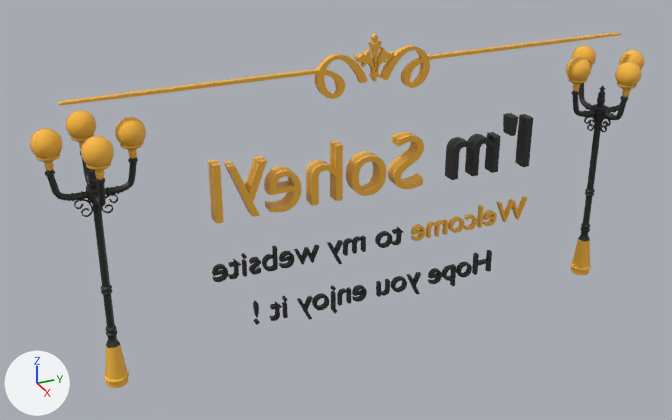
The FBX model public/models/about.fbx as it was, and as the next commit left it.
Before and after are seen from a camera (50 mm lens) standing at (0.1879, -0.3481, 0.1007) and looking at (0.0383, -0.2808, 0.026). The lights are fixed; the arrows at lower left show +X, +Y and +Z. Where no turn or scale is listed for an object, it has been applied to the vertices.

Names of what the first picture shows: 'Pole1', 'Pole2', 'Soheyl', 'Text', 'Text.001', 'svgMesh2'.
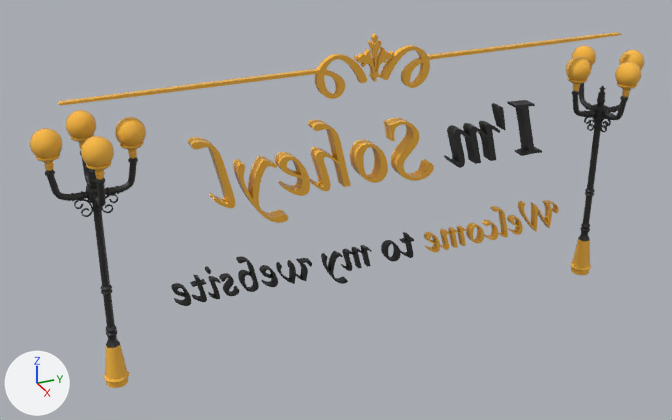
Diff of the bpy script that builds the scene:
```diff
--- a/public/models/about.fbx.py
+++ b/public/models/about.fbx.py
@@ me_mesh_004_1 @@
+me_mesh_004_1.from_pydata(...)  # 9595 vertices, 19142 faces; spans x -0.0014..0.0, y -0.0432..0.0412, z -0.0026..0.0071
+# faces by material slot: [7334, 11808]
+me_mesh_004_1.materials.append(mat_gold)  # orange #febc42
+me_mesh_004_1.materials.append(mat_black)  # black #2b2b2b
@@ me_mesh_003_1 @@
+me_mesh_003_1.from_pydata(...)  # 4665 vertices, 9302 faces; spans x -0.0026..0.0, y -0.038..0.0354, z -0.0049..0.0132
+# faces by material slot: [2758, 6544]
+me_mesh_003_1.materials.append(mat_black)  # black #2b2b2b
+me_mesh_003_1.materials.append(mat_gold)  # orange #febc42
@@ ob_text @@
-ob_text = bpy.data.objects.new('Text', me_mesh_001)
-ob_text.location = (0.0401, -0.272, 0.0185)
@@ ob_text_001 @@
-ob_text_001 = bpy.data.objects.new('Text.001', me_mesh)
-ob_text_001.location = (0.0401, -0.2722, 0.0076)
@@ ob_soheyl @@
-ob_soheyl = bpy.data.objects.new('Soheyl', me_mesh_002)
-ob_soheyl.location = (0.0401, -0.2722, 0.037)
@@ ob_typemesh3 @@
+ob_typemesh3 = bpy.data.objects.new('typeMesh3', me_mesh_004_1)
+ob_typemesh3.location = (0.0418, -0.2713, 0.0141)
@@ ob_typemesh2 @@
+ob_typemesh2 = bpy.data.objects.new('typeMesh2', me_mesh_003_1)
+ob_typemesh2.location = (0.0418, -0.2713, 0.0321)
```

Pixel boxes [x1, y1, x2, y2] of what changed, in the pictures (672 x 420 px):
'Soheyl', deleted: before [208, 113, 533, 224]
    faces in mat_gold (orange #febc42): [208, 132, 424, 224]
    faces in mat_black (black #2b2b2b): [445, 113, 533, 180]
'typeMesh2', added: after [188, 100, 542, 223]
    faces in mat_gold (orange #febc42): [188, 118, 434, 223]
    faces in mat_black (black #2b2b2b): [444, 100, 542, 168]
'typeMesh3', added: after [171, 200, 559, 306]
    faces in mat_black (black #2b2b2b): [171, 232, 414, 306]
    faces in mat_gold (orange #febc42): [424, 200, 559, 252]
'Text', deleted: before [212, 196, 528, 282]
    faces in mat_black (black #2b2b2b): [212, 227, 403, 282]
    faces in mat_gold (orange #febc42): [411, 196, 528, 241]
'Text.001', deleted (black): before [253, 250, 492, 325]
